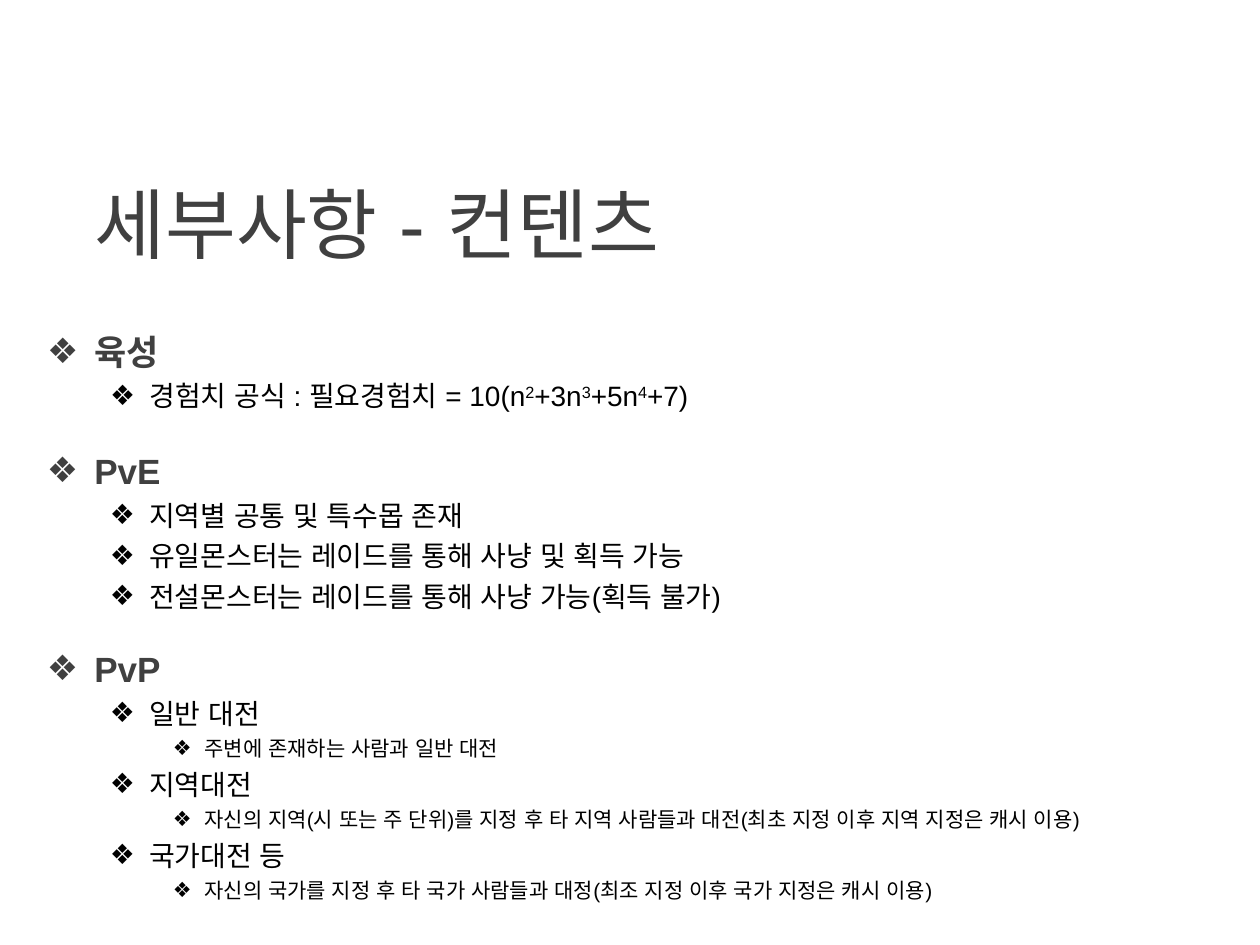
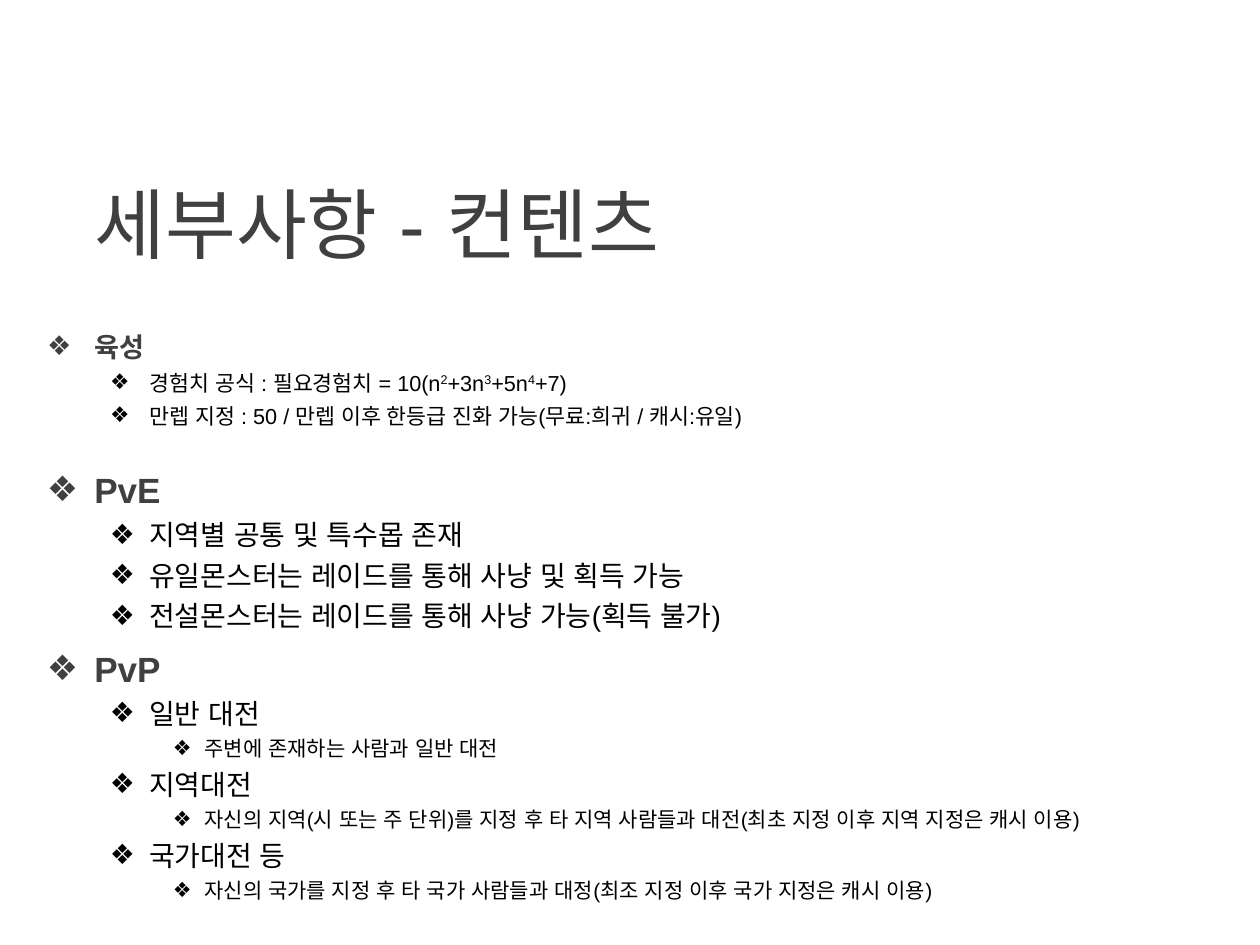
Before and after one commit to jdy1512/phonemon, a slide deck: slide 4 of 스마트폰 가상 동물 키우기(폰몬) 기획안.ppt. Drawn at 1260x945 pixels with LibreOffice and Linux fonts; fonts in the diff are those of the drawing; background and template pictures are left out. Boxes give left, top, right and bottom in pixels: in the first picture for what was removed or moved away, otherwise in the second. Text is boxed around its words. In the diff, an @@ line names an element or a change of style, - is before the commit and + after.

Commit message:
만렙 사항 수정

```diff
--- a/스마트폰 가상 동물 키우기(폰몬) 기획안.ppt
+++ b/스마트폰 가상 동물 키우기(폰몬) 기획안.ppt
@@ text at bbox=[94, 334, 567, 396]: size 20 to 15.5 pt in "육성"; size 16 to 12.4 pt in "경험치 공식 : 필요경험치 = 10(n2+3n3+5n4+7)" @@
@@ text at bbox=[150, 406, 742, 429]: paragraph added @@
+  ❖ 만렙 지정 : 50 / 만렙 이후 한등급 진화 가능(무료:희귀 / 캐시:유일)
@@ text "PvE": place and size @@
-text "PvE" at bbox=[94, 460, 721, 613]
+text "PvE" at bbox=[94, 479, 721, 632]
```
